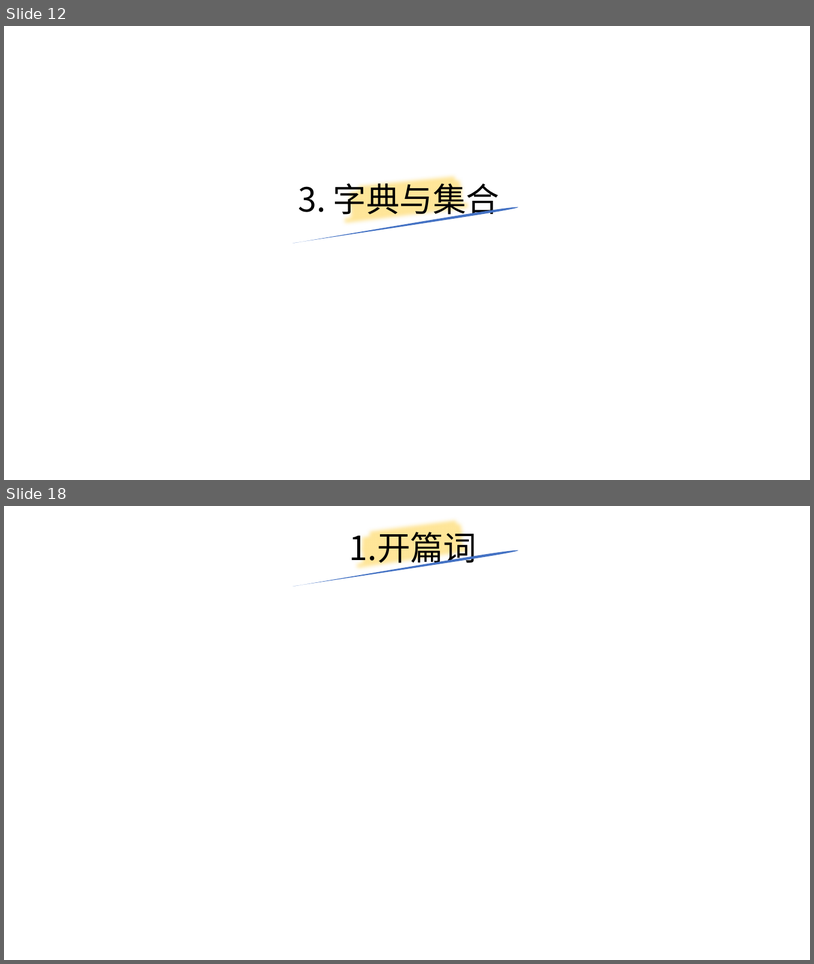
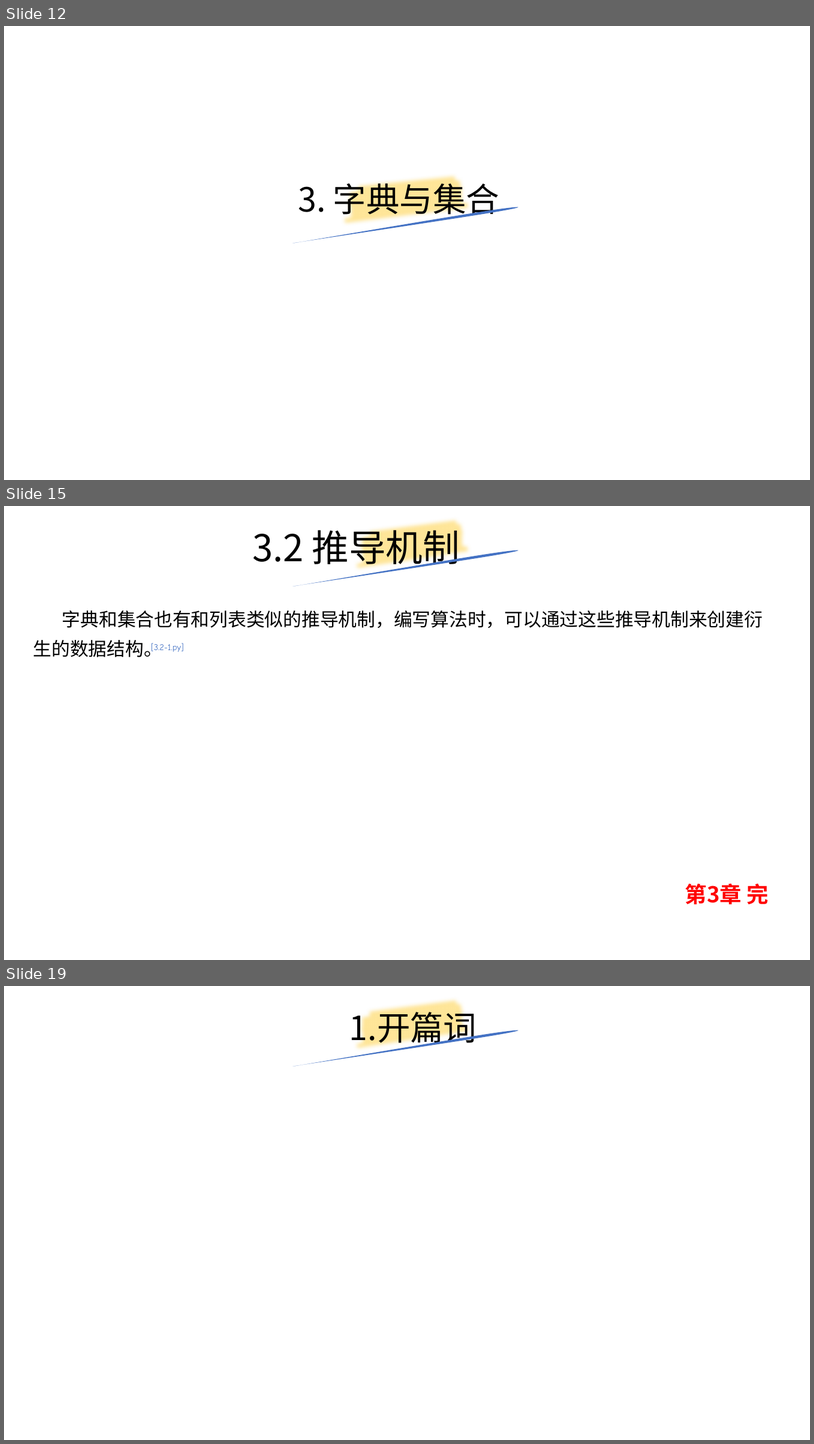
Before and after one commit to yiwenliu/CorePython, a slide deck: PPT/CorePython.pptx. Shown one above the other, each under a label of ours: slides 12 and 18 before the commit, slides 12, 15 and 19 after it; the slides between them are not shown. The pictures are 814x964 and 814x1444 pixels, drawn with LibreOffice and Linux fonts; fonts in the diff are those of the drawing. Boxes give left, top, right and bottom in pixels: in the first picture for what was removed or moved away, otherwise in the second. Text is boxed around its words. In the diff, an @@ line names an element or a change of style, - is before the commit and + after.

```diff
--- a/PPT/CorePython.pptx
+++ b/PPT/CorePython.pptx
@@ slide 15 added at <box>4,506,810,960</box>, background #FFFFFF @@
@@ title added at <box>252,523,459,571</box>, 44 pt, text #000000 @@
+3.2 推导机制
@@ freeform shape added at <box>353,506,476,586</box>, outline #FFE699 16 pt @@
@@ freeform shape added at <box>292,549,519,586</box>, fill #4472C4 @@
@@ text added at <box>33,610,763,657</box>, 22 pt, text #000000 @@
+字典和集合也有和列表类似的推导机制，编写算法时，可以通过这些推导机制来创建衍生的数据结构。
@@ text added at <box>151,643,184,652</box>, 18 pt, text #4472C4 @@
+[3.2-1.py]
@@ text added at <box>686,883,769,904</box>, 26 pt, text #FF0000, bold @@
+第3章 完
@@ what was slide 18 is now slide 19 @@
```
Also in this commit, not shown: 8 other slides added, 1 slide removed, 8 other files.
